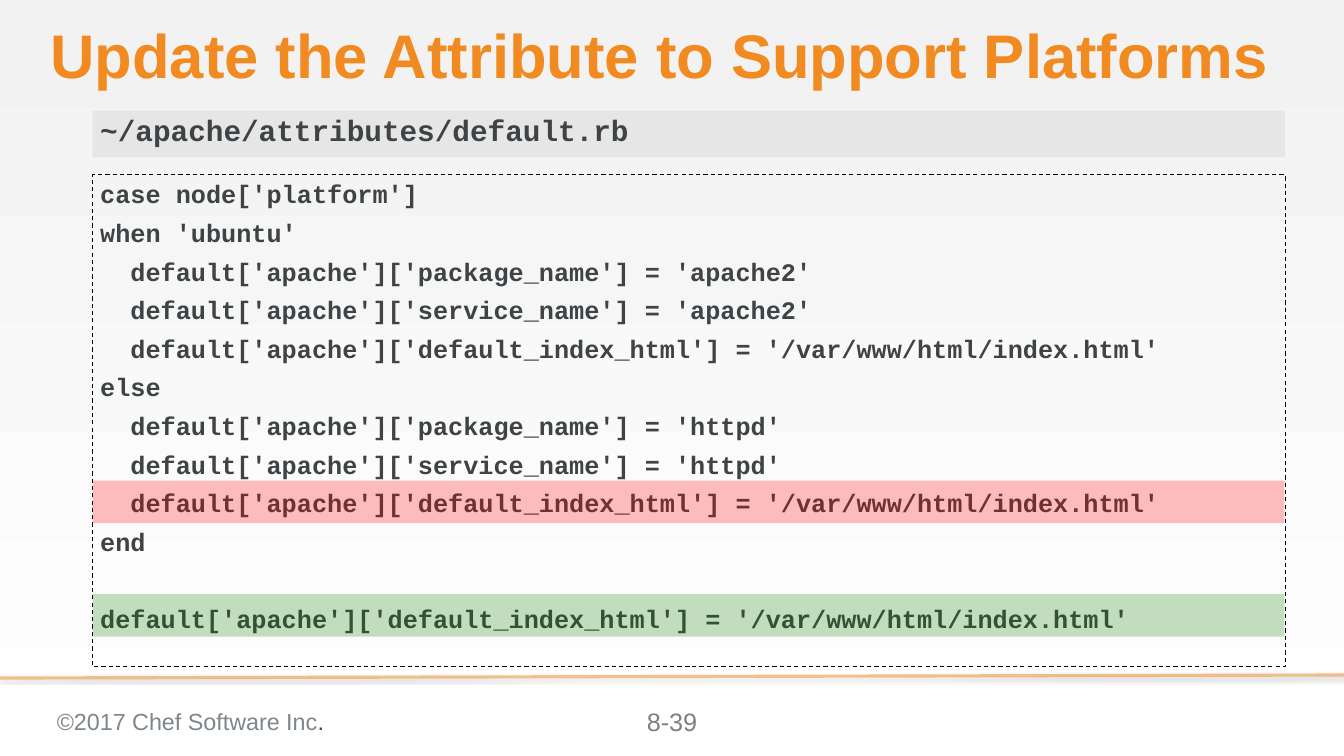
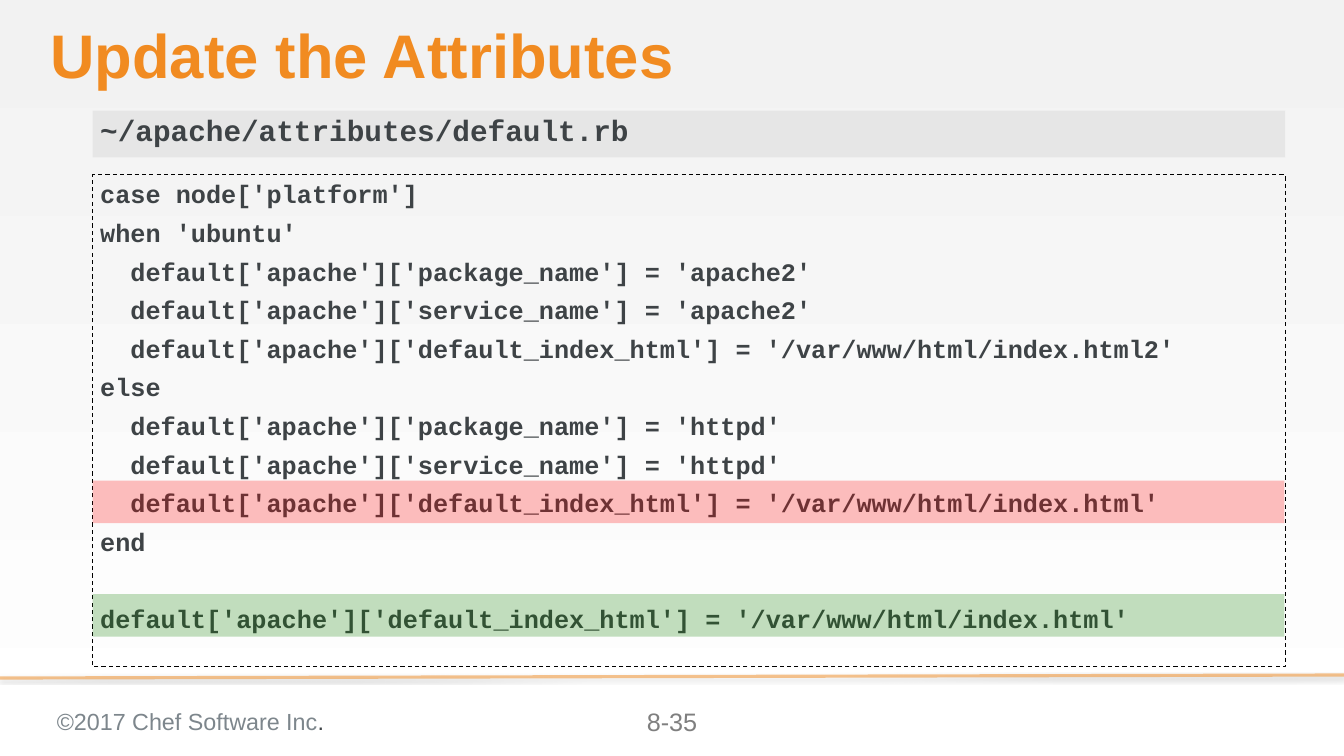
Before and after one commit to ericheiser/chef-intermediate, a slide deck: slide 35 of 08-refactoring_for_multiple_platforms.pptx (slide 39 before the commit). Drawn at 1344x756 pixels with LibreOffice and Linux fonts; fonts in the diff are those of the drawing; background and template pictures are left out. Boxes give left, top, right and bottom in pixels: in the first picture for what was removed or moved away, otherwise in the second. Text is boxed around its words. In the diff, an @@ line names an element or a change of style, - is before the commit and + after.

Commit message:
Mod 8: updated screen shots, removed slides that declared specific platform since it was done in Mod 5, corrected Slide titles, corrected section on Fauxhai

```diff
--- a/08-refactoring_for_multiple_platforms.pptx
+++ b/08-refactoring_for_multiple_platforms.pptx
@@ title at [50,33,673,90]: text changed @@
-Update the Attribute to Support Platforms
+Update the Attributes
@@ text at [130,339,1174,364]: text changed @@
-default['apache']['default_index_html'] = '/var/www/html/index.html'
+default['apache']['default_index_html'] = '/var/www/html/index.html2'
@@ page number at [647,713,697,731]: text changed @@
-8-39
+8-35
```
Also in this commit, not shown: 15 other slides changed, 3 slides removed.
